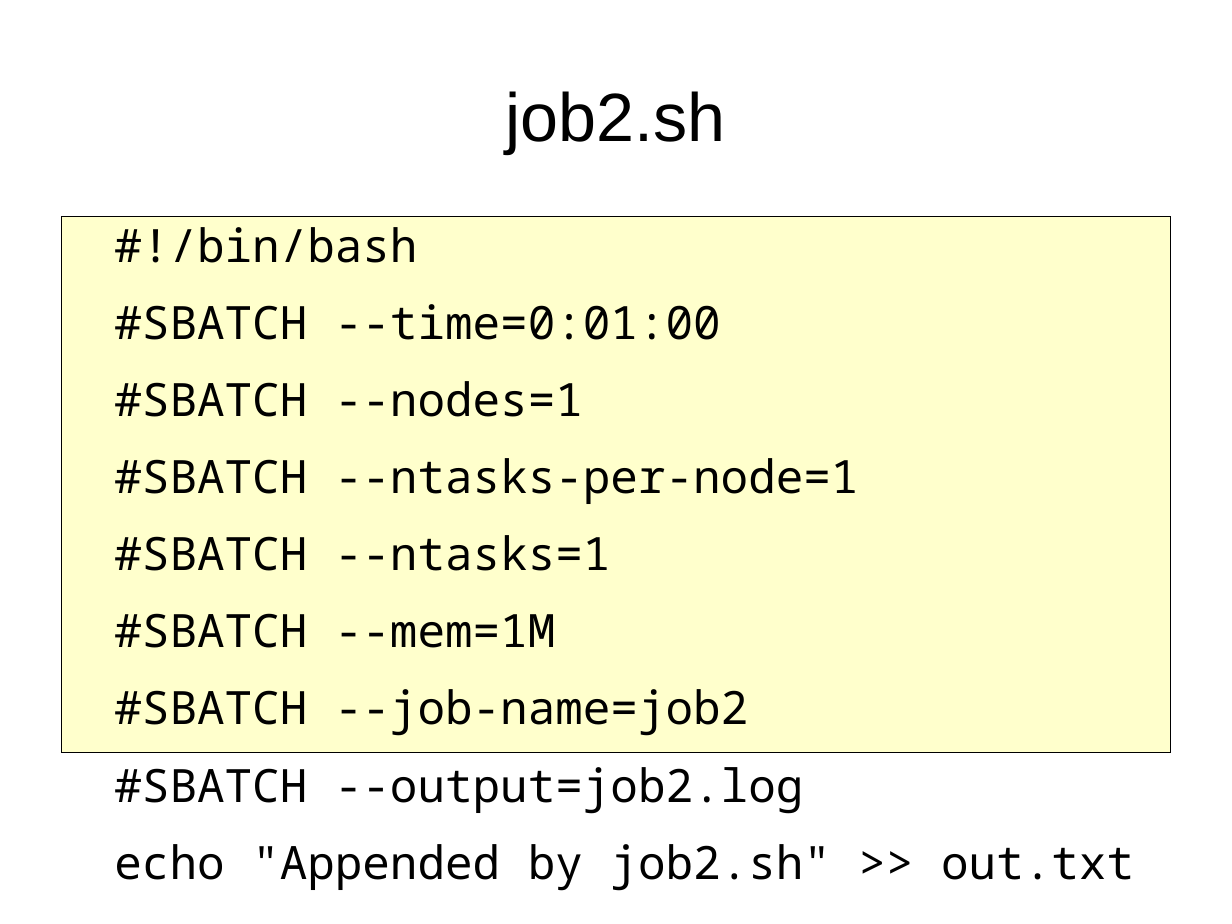
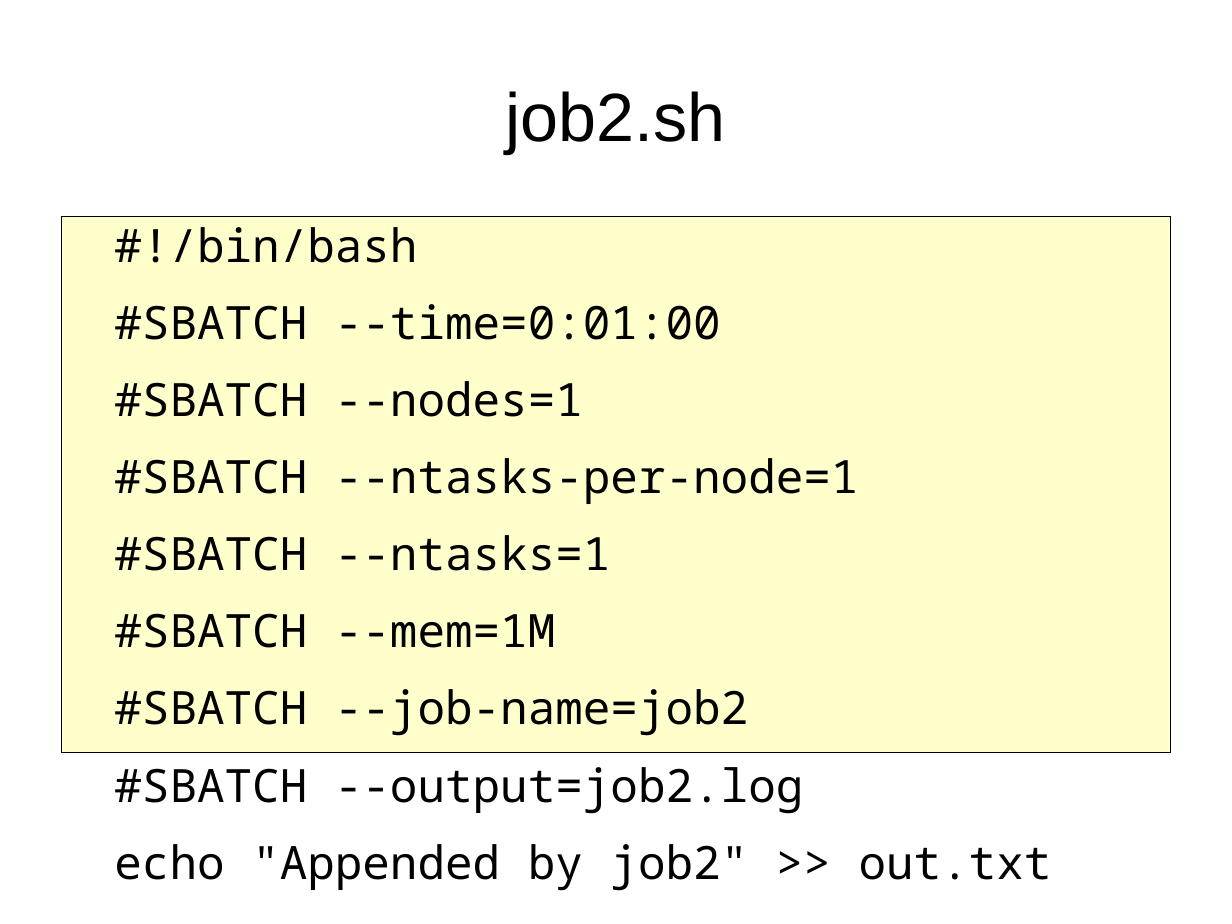
Before and after one commit to richelbilderbeek/peregrine, a slide deck: slide 21 of ParallelComputation.odp (slide 17 before the commit). Drawn at 1232x924 pixels with LibreOffice and Linux fonts; fonts in the diff are those of the drawing. Boxes give left, top, right and bottom in pixels: in the first picture for what was removed or moved away, otherwise in the second. Text is boxed around its words. In the diff, an @@ line names an element or a change of style, - is before the commit and + after.

```diff
--- a/ParallelComputation.odp
+++ b/ParallelComputation.odp
@@ text at (x1=114, y1=844, x2=1052, y2=891): text changed @@
-echo "Appended by job2.sh" >> out.txt
+echo "Appended by job2" >> out.txt
```
Also in this commit, not shown: 5 other slides changed, 5 slides added, 1 other file.
